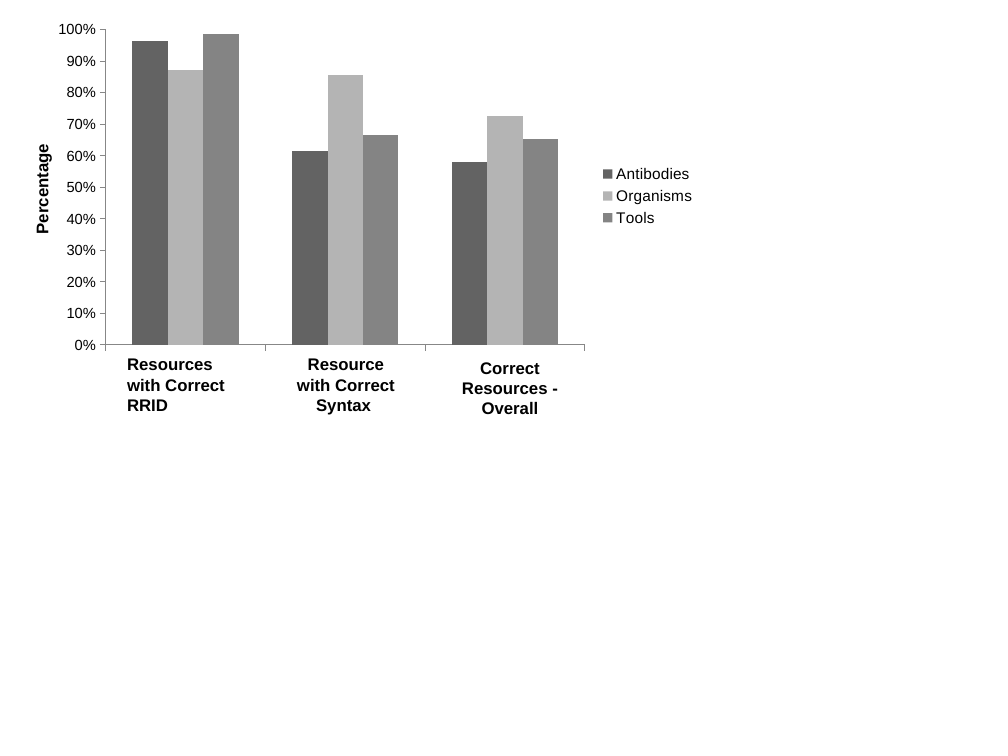
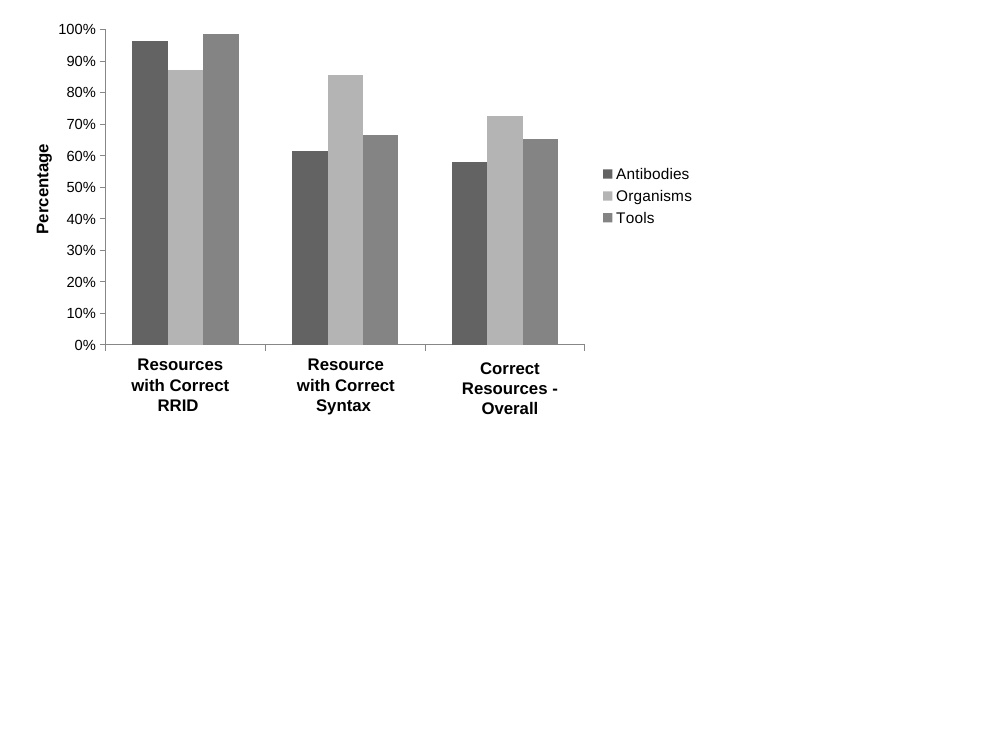
Before and after one commit to OHSU-Library/Resource-Identification-Initiative-Data, a slide deck: slide 1 of DataRe-Analysis/NewFigureReplaceTable3_v2.pptx. Drawn at 1008x756 pixels with LibreOffice and Linux fonts; fonts in the diff are those of the drawing. Boxes give left, top, right and bottom in pixels: in the first picture for what was removed or moved away, otherwise in the second. Text is boxed around its words. In the diff, an @@ line names an element or a change of style, - is before the commit and + after.

```diff
--- a/DataRe-Analysis/NewFigureReplaceTable3_v2.pptx
+++ b/DataRe-Analysis/NewFigureReplaceTable3_v2.pptx
@@ text "Resources with Correct RRID" at (131,358,230,411): alignment left to centre @@
```
Also in this commit, not shown: 17 other files.
